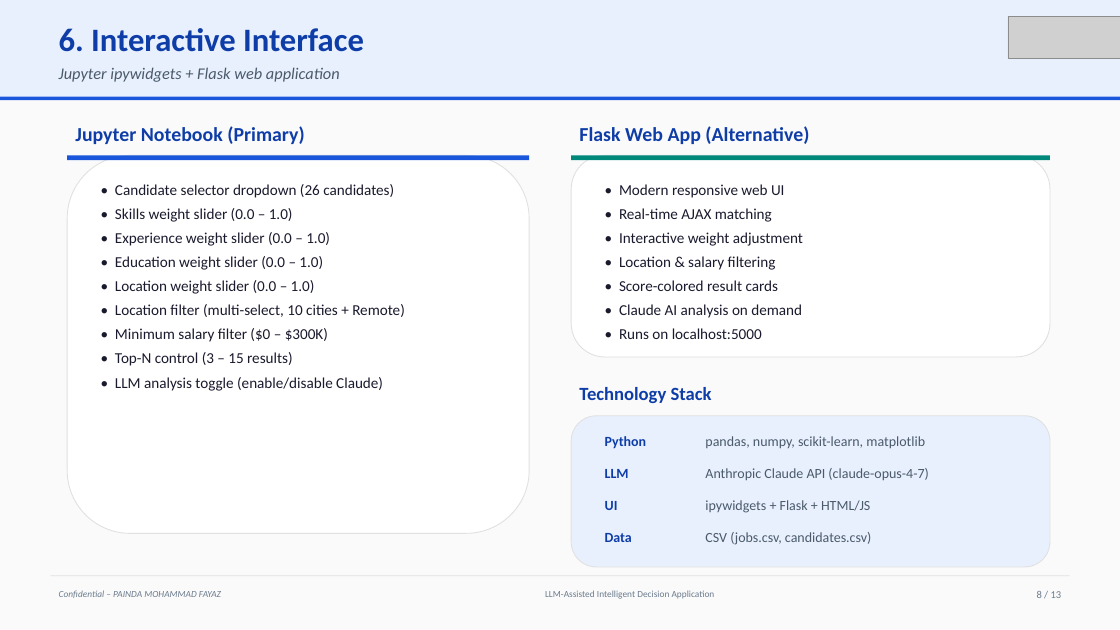
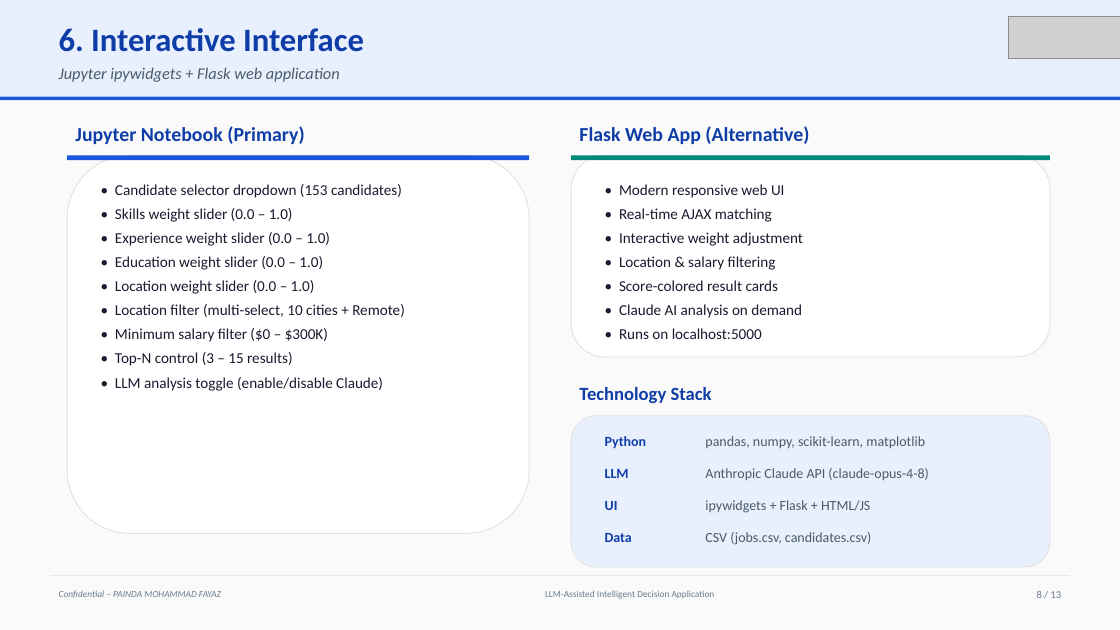
Before and after one commit to fayazpainda/job-matching, a slide deck: slide 8 of Final_Project_Presentation.pptx. Drawn at 1120x630 pixels with LibreOffice and Linux fonts; fonts in the diff are those of the drawing; grey boxes stand for pictures. Boxes give left, top, right and bottom in pixels: in the first picture for what was removed or moved away, otherwise in the second. Text is boxed around its words. In the diff, an @@ line names an element or a change of style, - is before the commit and + after.

Commit message:
Fix stale slide stats and surface scikit-learn usage
- Correct dataset numbers to 1,070 jobs / 153 candidates (was 77/26)
- Describe skills match as hybrid keyword + TF-IDF cosine (scikit-learn)
- Update limitations to reflect synthetic dataset and term-level matching
- Regenerate Final_Project_Presentation.pptx

```diff
--- a/Final_Project_Presentation.pptx
+++ b/Final_Project_Presentation.pptx
@@ text at (x1=115, y1=184, x2=402, y2=198): text changed @@
-• Candidate selector dropdown (26 candidates)
+• Candidate selector dropdown (153 candidates)
@@ text at (x1=705, y1=468, x2=928, y2=480): text changed @@
-Anthropic Claude API (claude-opus-4-7)
+Anthropic Claude API (claude-opus-4-8)
```
Also in this commit, not shown: 6 other slides changed, 1 other file.
